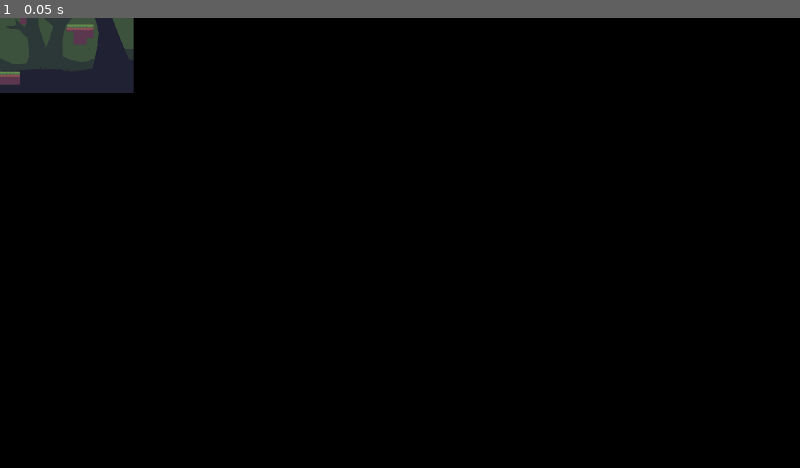
Above: before the commit, frame 1.
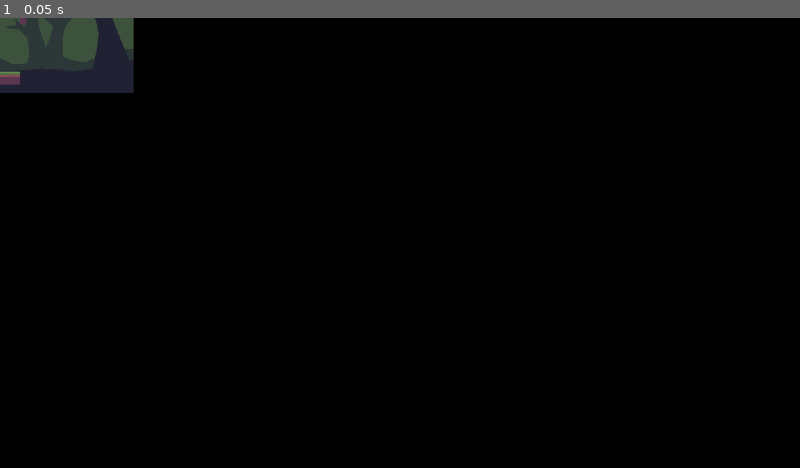
Above: after the commit, the same moment.

Repository: FluffyLuffie/JumpRegu
Game: Godot game, scene res://scenes/levels/2_9.tscn
Same seed, same stepped clock (60 frames per second), same inputs: the game is played once before the commit and once after it. This scene is started directly instead of the project's main scene.
Inputs:
- Up to frame 1 (0.05 s): no input

The runs differ from the first frame. In frame 1, 0.1% of the frame differs, in the area x 8-12%, y 1-6%.
Error in both runs: Attempt to call function 'add_child' in base 'null instance' on a null instance. (res://scripts/GameStates.gd:61)

Commit message:
removed extra platform

Diff:
--- a/scenes/levels/2_9.tscn
+++ b/scenes/levels/2_9.tscn
@@ -15,4 +15,4 @@
 tile_set = ExtResource( 2 )
 cell_size = Vector2( 16, 16 )
 format = 1
-tile_data = PoolIntArray( -851967, 0, 0, -851966, 0, 1, -851 …(1021 unchanged characters)… 131074, 3, 0, 131075, 131051, 0, 65539, 65546, 0, 196608, 65547, 0, 6, 65548, 0, 1, 65549, 0, 2, 196587, 0, 65539, 131083, 0, 65536, 131084, 0, 65541, 131085, 0, 131074, 262123, 0, 65539, 262135, 0, 0, 262136, 0, 2, 196619, 0, 131072, 196620, 0, 131074, 327659, 0, 65539, 327671, 0, 65536, 32 …(430 unchanged characters)…
+tile_data = PoolIntArray( -851967, 0, 0, -851966, 0, 1, -851 …(1021 unchanged characters)… 131074, 3, 0, 131075, 131051, 0, 65539, 196587, 0, 65539, 262123, 0, 65539, 262135, 0, 0, 262136, 0, 2, 327659, 0, 65539, 327671, 0, 65536, 32 …(430 unchanged characters)…
